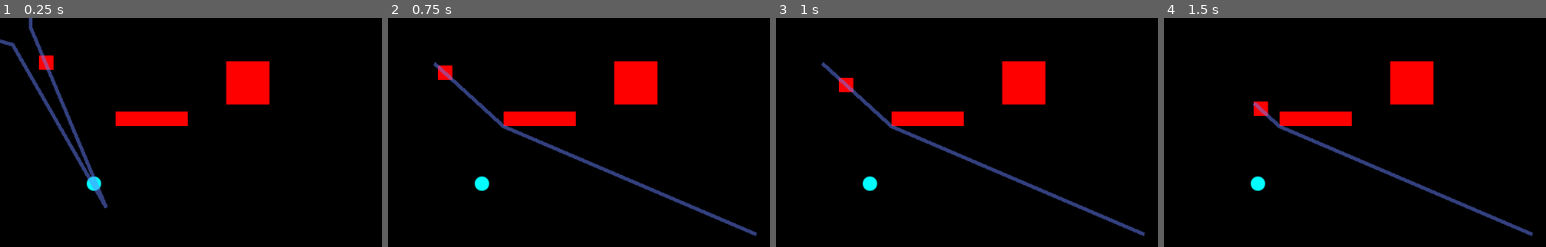
Above: before the commit, frames 1-4 (left to right).
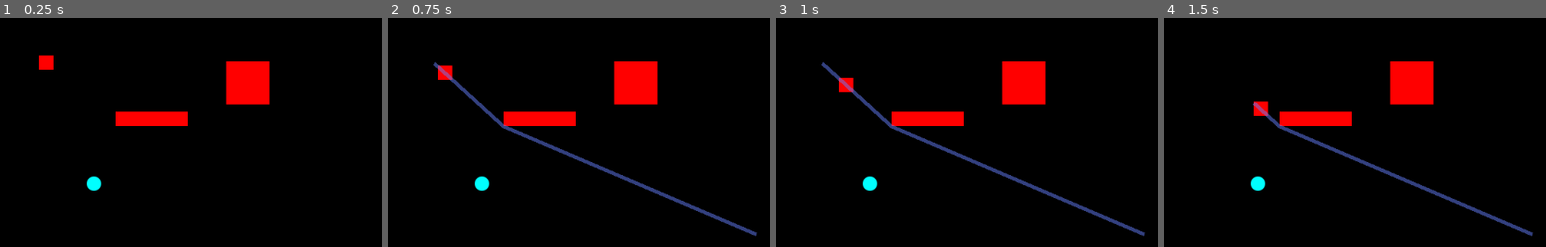
Above: after the commit, the same moments.

Repository: hsandt/bot-competition
Game: Godot game, scene res://Scenes/Arena.tscn
The game is run twice, just before and just after one commit, with the same random seed, the same clock (stepped at 60 frames per second) and the same inputs.
Inputs (mouse positions are in pixels of both pictures, inside the frame that each line leads up to):
- Up to frame 1 (0.25 s): no input
- Up to frame 2 (0.75 s): tap Enter at 0.5 s; move the mouse to (outside the picture) at 0.52 s; press the mouse at (outside the picture) at 0.53 s; hold Right (ui_right) from 0.53 s (still down)
- Up to frame 3 (1 s): keep holding Right (ui_right)
- Up to frame 4 (1.5 s): tap Space at 1.25 s; move the mouse to (outside the picture) at 1.27 s; release Right (ui_right) at 1.28 s; release the mouse at (outside the picture) at 1.28 s; hold Down (ui_down) from 1.28 s (still down); click (outside the picture) at 1.35 s

The runs differ from the first frame. In frame 1, 1.8% of the frame differs, in the area x 0-29%, y 0-84%; in frame 2, nothing differs; in frame 3, nothing differs; in frame 4, nothing differs.

Commit message:
[PATH] Clear debug path on Character ready

Diff:
--- a/Scripts/Character.gd
+++ b/Scripts/Character.gd
@@ -23,7 +23,8 @@
 	# so I use a preconstructed Line2D under navigation2D
 #	line_2D = Line2D.new()
 #	get_tree().get_root().add_child(line_2D)
-	pass
+	# initial update to clear debug line
+	update_debug_line()
 
 func _process(delta):
 	if moving:
